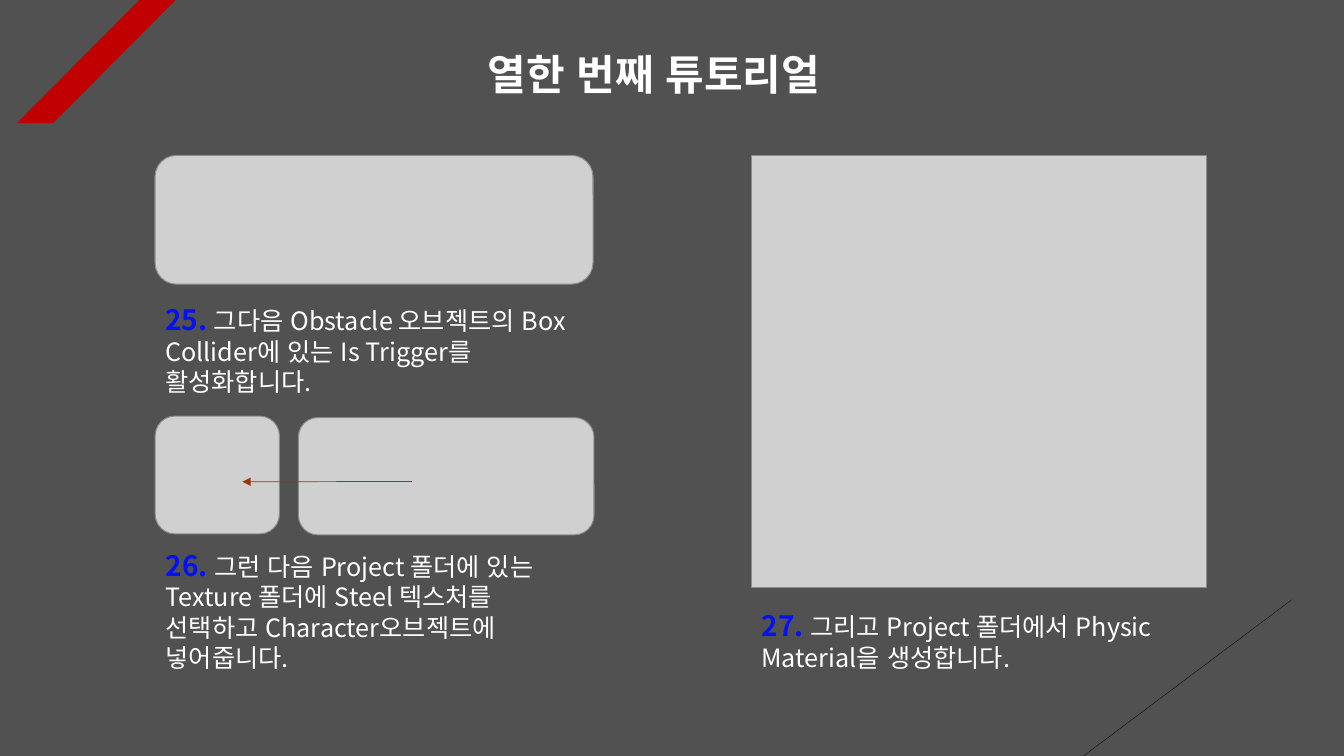
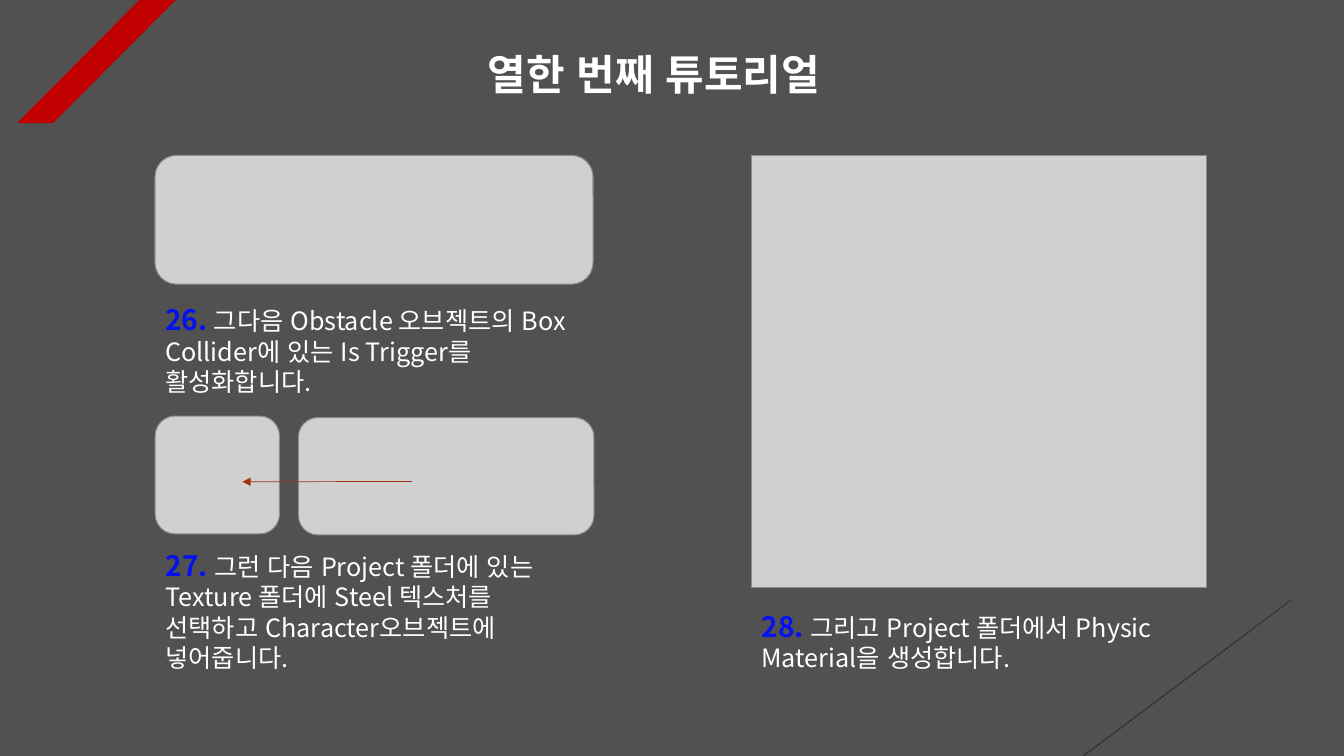
Before and after one commit to Unity2033/3D-UnityEngine, a slide deck: slide 11 of Assets/Class/Collision/PPT Data/Collision Example.pptx. Drawn at 1344x756 pixels with LibreOffice and Linux fonts; fonts in the diff are those of the drawing; grey boxes stand for pictures. Boxes give left, top, right and bottom in pixels: in the first picture for what was removed or moved away, otherwise in the second. Text is boxed around its words. In the diff, an @@ line names an element or a change of style, - is before the commit and + after.

```diff
--- a/Assets/Class/Collision/PPT Data/Collision Example.pptx
+++ b/Assets/Class/Collision/PPT Data/Collision Example.pptx
@@ text at [165, 309, 566, 393]: text changed @@
-25. 그다음 Obstacle 오브젝트의 Box Collider에 있는 Is Trigger를 활성화합니다.
+26. 그다음 Obstacle 오브젝트의 Box Collider에 있는 Is Trigger를 활성화합니다.
@@ text at [166, 555, 533, 669]: text changed @@
-26. 그런 다음 Project 폴더에 있는 Texture 폴더에 Steel 텍스처를 선택하고 Character오브젝트에 넣어줍니다.
+27. 그런 다음 Project 폴더에 있는 Texture 폴더에 Steel 텍스처를 선택하고 Character오브젝트에 넣어줍니다.
@@ text at [762, 616, 1152, 669]: text changed @@
-27. 그리고 Project 폴더에서 Physic Material을 생성합니다.
+28. 그리고 Project 폴더에서 Physic Material을 생성합니다.
```
Also in this commit, not shown: 11 other slides changed, 21 other files.
